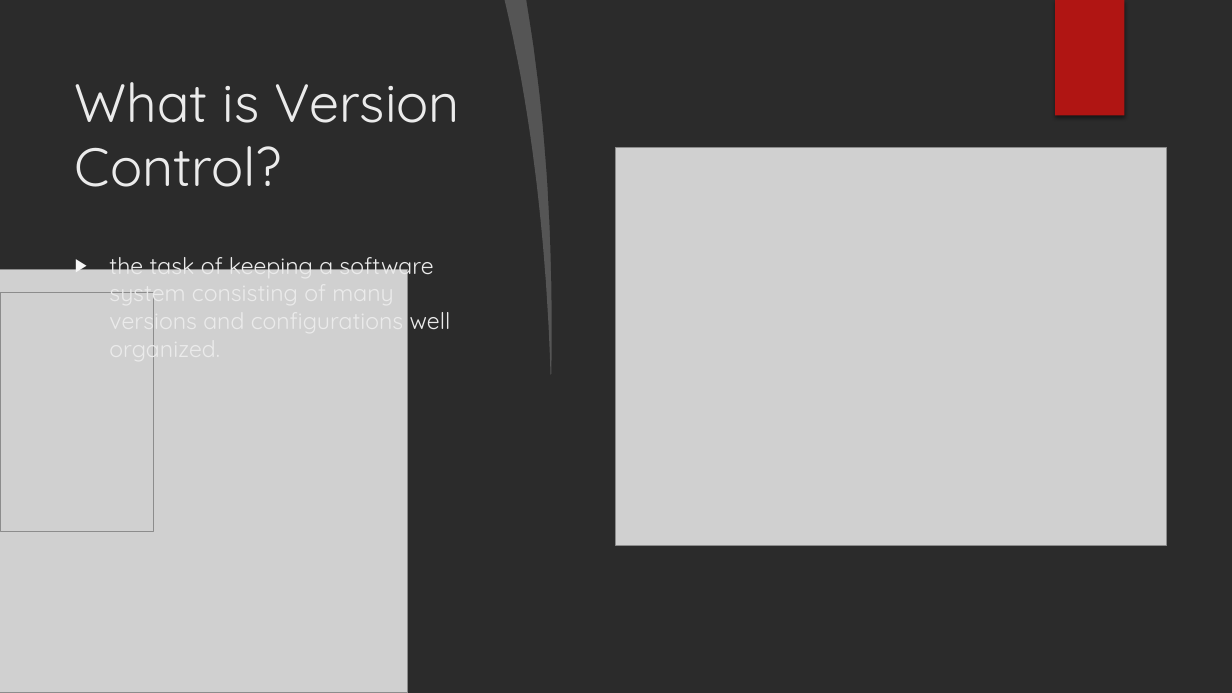
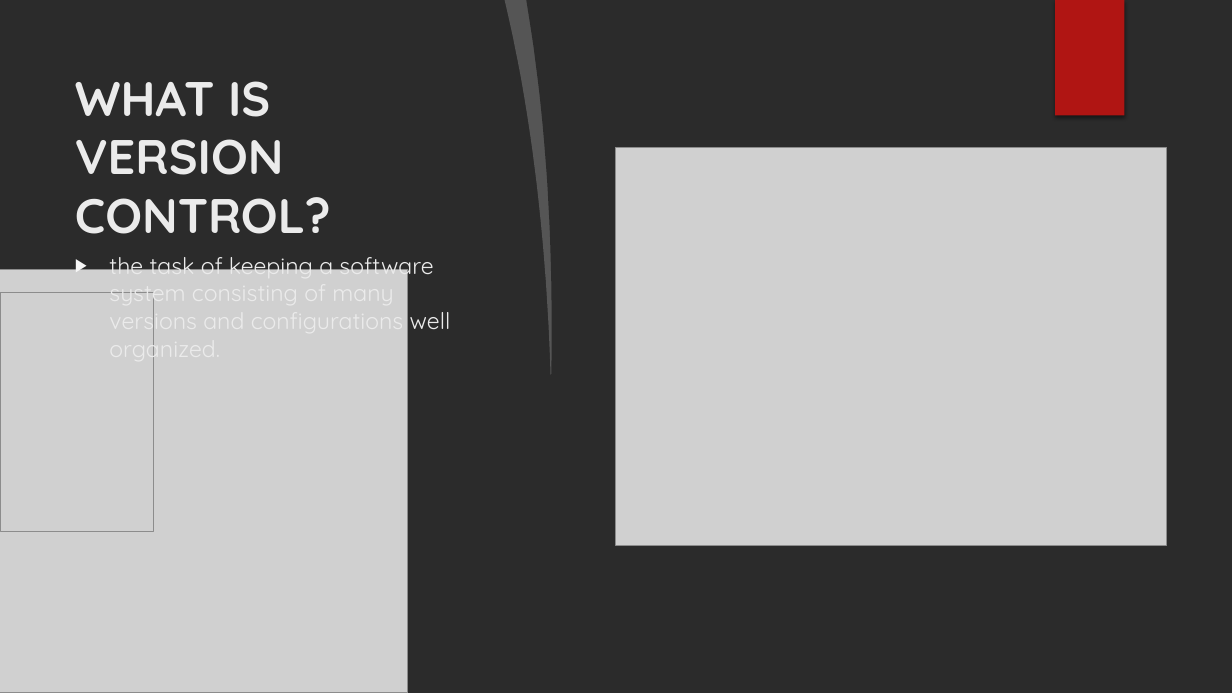
Before and after one commit to vmmunoz4/CS319-FinalProject, a slide deck: slide 2 of Git_Presentation.pptx. Drawn at 1232x693 pixels with LibreOffice and Linux fonts; fonts in the diff are those of the drawing; grey boxes stand for pictures; background and template pictures are left out; a plain dark background stands for a picture behind light text. Boxes give left, top, right and bottom in pixels: in the first picture for what was removed or moved away, otherwise in the second. Text is boxed around its words. In the diff, an @@ line names an element or a change of style, - is before the commit and + after.

```diff
--- a/Git_Presentation.pptx
+++ b/Git_Presentation.pptx
@@ title at (x1=75, y1=81, x2=331, y2=234): text changed; size 42 to 37.8 pt; bold on @@
-What is Version Control?
+WHAT IS VERSION CONTROL?
```
Also in this commit, not shown: 8 other slides changed, 3 slides added, 2 other files.
